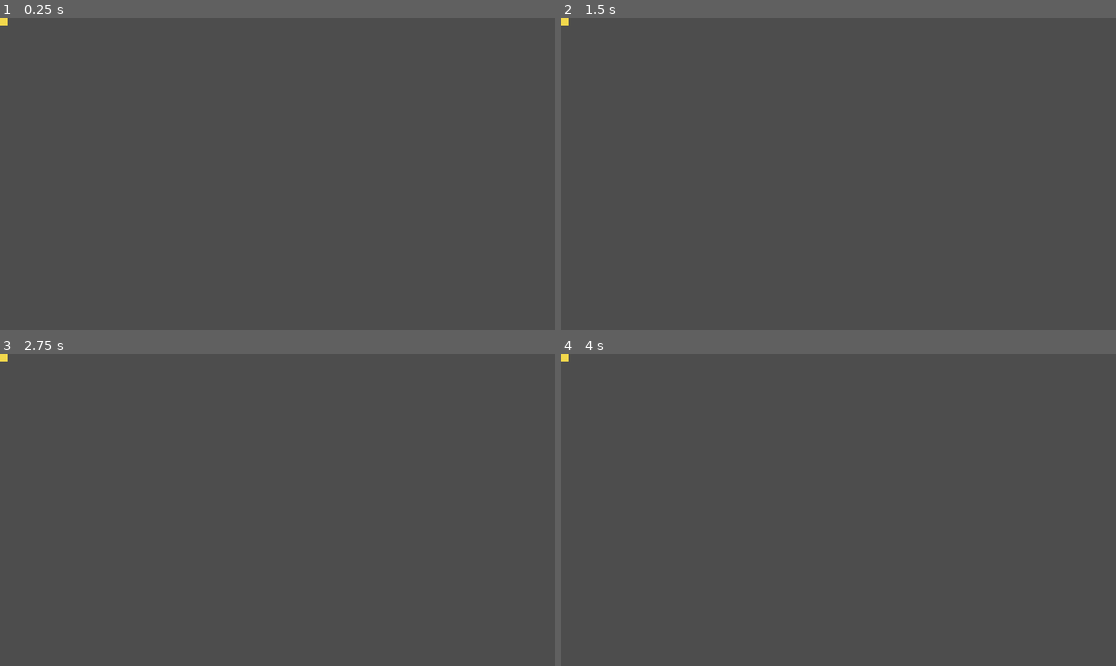
Above: before the commit, frames 1-4 (two rows, left to right).
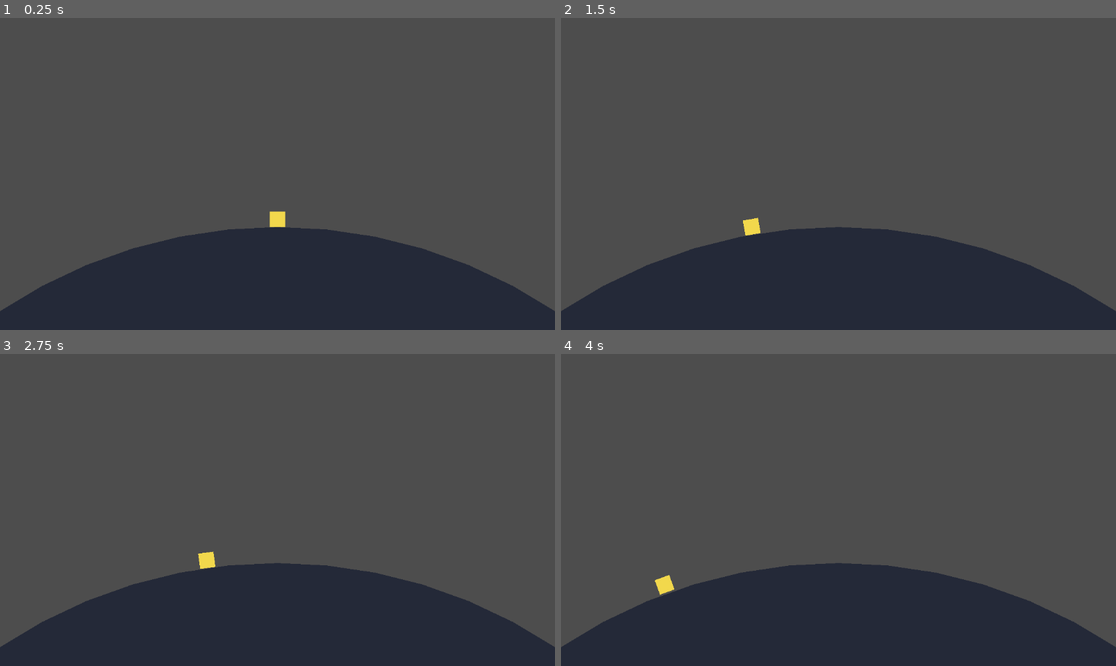
Above: after the commit, the same moments.

Repository: nikita-leonov/gravity
Game: Godot game, scene res://scenes/main.tscn
Two runs of this game, one before a commit and one after it. Both use one fixed random seed, a clock stepped at 60 frames per second and the inputs below.
Inputs:
- Up to frame 1 (0.25 s): no input
- Up to frame 2 (1.5 s): tap Enter (ui_accept) at 0.5, 0.77 s; hold Right (ui_right) 0.53-1.28 s; hold Left (ui_left) from 1.28 s (still down)
- Up to frame 3 (2.75 s): tap Enter (ui_accept) at 1.52 s; release Left (ui_left) at 2.03 s; hold Right (ui_right) from 2.03 s (still down)
- Up to frame 4 (4 s): tap Enter (ui_accept) at 3.02, 3.77 s; release Right (ui_right) at 3.53 s; hold Left (ui_left) from 3.53 s (still down)

The runs differ from the first frame. In frame 1, 24% of the frame differs, in the area x 0-100%, y 0-100%; in frame 2, 24%; in frame 3, 24%; in frame 4, 24%.
Error before the commit: Invalid call. Nonexistent function 'set_planet' in base 'Node2D (player.gd)'. (res://scripts/main.gd:25)

Commit message:
Fix planet scene reference

Diff:
--- a/scenes/main.tscn
+++ b/scenes/main.tscn
@@ -1,6 +1,6 @@
 [gd_scene load_steps=4 format=3]
 
-[ext_resource type="PackedScene" path="res://scenes/player.tscn" id="1_hmp8p"]
+[ext_resource type="PackedScene" path="res://scenes/planet.tscn" id="1_hmp8p"]
 [ext_resource type="PackedScene" path="res://scenes/player.tscn" id="2_5m64q"]
 [ext_resource type="Script" uid="uid://ca0uklmhcw5y" path="res://scripts/main.gd" id="3_e1xaa"]
 
